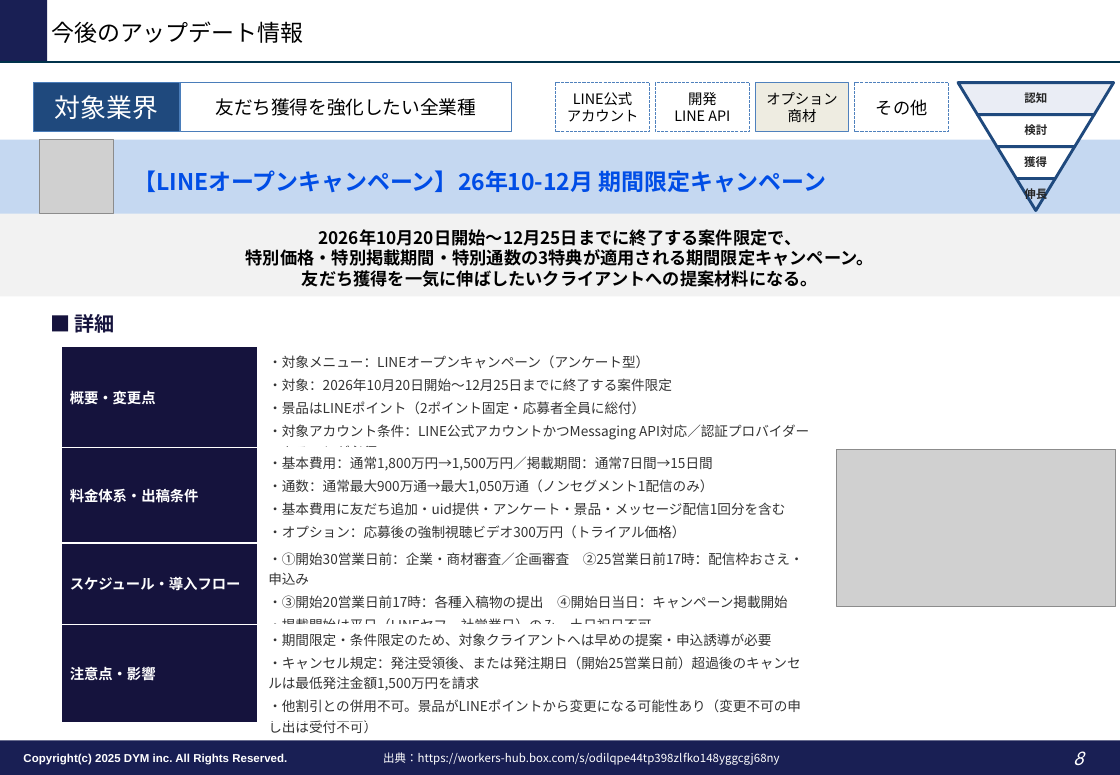
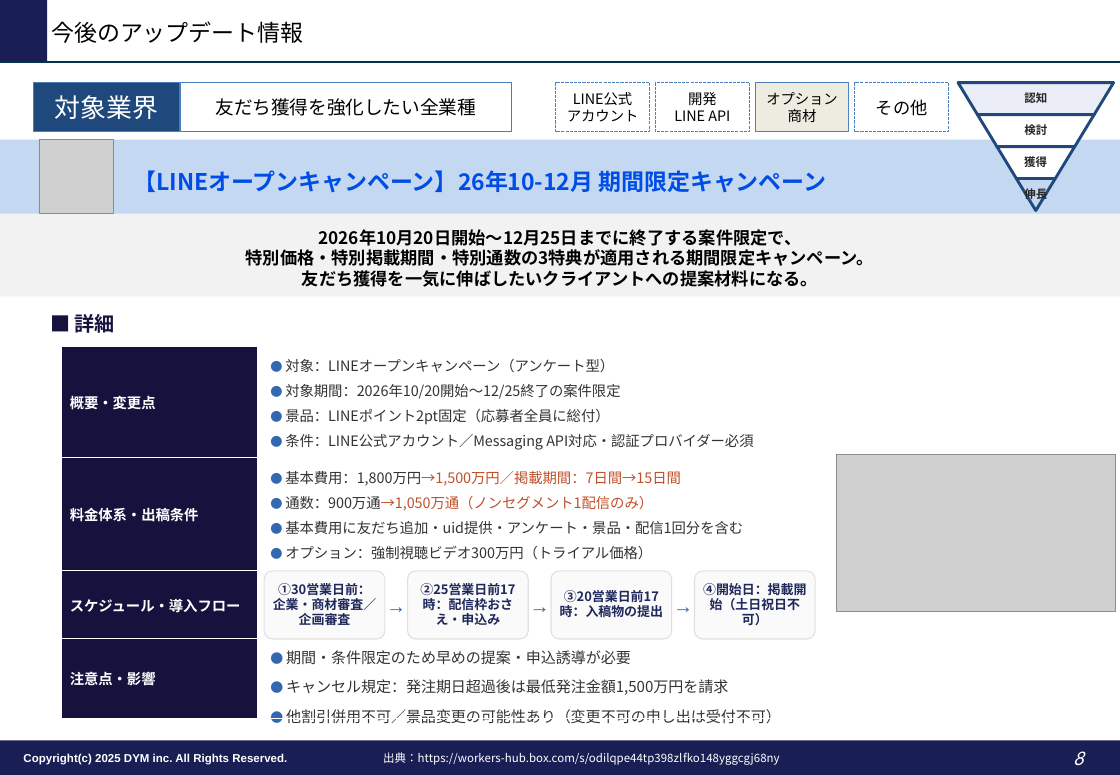
Before and after one commit to tonomura-r-dev/folder, a slide deck: slide 8 of LINEOA媒体最新情報_2026年9月トレンドレポート.pptx. Drawn at 1120x775 pixels with LibreOffice and Linux fonts; fonts in the diff are those of the drawing; grey boxes stand for pictures; background and template pictures are left out. Boxes give left, top, right and bottom in pixels: in the first picture for what was removed or moved away, otherwise in the second. Text is boxed around its words. In the diff, an @@ line names an element or a change of style, - is before the commit and + after.

```diff
--- a/LINEOA媒体最新情報_2026年9月トレンドレポート.pptx
+++ b/LINEOA媒体最新情報_2026年9月トレンドレポート.pptx
@@ table at bbox=[62, 347, 822, 728] @@
-row 1, column 2: ・対象メニュー：LINEオープンキャンペーン（アンケート型） / ・対象：2026年10月20日開始〜12月25日までに終了する案件限定 / ・景品はLINEポイント（2ポイント固定・応募者全員に総付） / ・対象アカウント条件：LINE公式アカウントかつMessaging API対応／認証プロバイダーであることが必須
+row 1, column 2: ● 対象：LINEオープンキャンペーン（アンケート型） / ● 対象期間：2026年10/20開始〜12/25終了の案件限定 / ● 景品：LINEポイント2pt固定（応募者全員に総付） / ● 条件：LINE公式アカウント／Messaging API対応・認証プロバイダー必須
-row 2, column 2: ・基本費用：通常1,800万円→1,500万円／掲載期間：通常7日間→15日間 / ・通数：通常最大900万通→最大1,050万通（ノンセグメント1配信のみ） / ・基本費用に友だち追加・uid提供・アンケート・景品・メッセージ配信1回分を含む / ・オプション：応募後の強制視聴ビデオ300万円（トライアル価格）
+row 2, column 2: ● 基本費用：1,800万円→1,500万円／掲載期間：7日間→15日間 / ● 通数：900万通→1,050万通（ノンセグメント1配信のみ） / ● 基本費用に友だち追加・uid提供・アンケート・景品・配信1回分を含む / ● オプション：強制視聴ビデオ300万円（トライアル価格）
-row 3, column 2: ・①開始30営業日前：企業・商材審査／企画審査 ②25営業日前17時：配信枠おさえ・申込み / ・③開始20営業日前17時：各種入稿物の提出 ④開始日当日：キャンペーン掲載開始 / ・掲載開始は平日（LINEヤフー社営業日）のみ、土日祝日不可
+row 3, column 2: 
-row 4, column 2: ・期間限定・条件限定のため、対象クライアントへは早めの提案・申込誘導が必要 / ・キャンセル規定：発注受領後、または発注期日（開始25営業日前）超過後のキャンセルは最低発注金額1,500万円を請求 / ・他割引との併用不可。景品がLINEポイントから変更になる可能性あり（変更不可の申し出は受付不可）
+row 4, column 2: ● 期間・条件限定のため早めの提案・申込誘導が必要 / ● キャンセル規定：発注期日超過後は最低発注金額1,500万円を請求 / ● 他割引併用不可／景品変更の可能性あり（変更不可の申し出は受付不可）
@@ picture: place and size @@
-picture at bbox=[838, 450, 1117, 607]
+picture at bbox=[838, 455, 1117, 612]
@@ rounded rectangle added at bbox=[265, 572, 386, 640], fill #FAFAFB, outline #E0E0E0 0.75 pt, 9 pt, text #1F285A, bold @@
+①30営業日前：企業・商材審査／企画審査
@@ text added at bbox=[385, 572, 407, 640], 14 pt, text #3467B2, bold @@
+→
@@ rounded rectangle added at bbox=[407, 572, 528, 640], fill #FAFAFB, outline #E0E0E0 0.75 pt, 9 pt, text #1F285A, bold @@
+②25営業日前17時：配信枠おさえ・申込み
@@ text added at bbox=[528, 572, 551, 640], 14 pt, text #3467B2, bold @@
+→
@@ rounded rectangle added at bbox=[551, 572, 672, 640], fill #FAFAFB, outline #E0E0E0 0.75 pt, 9 pt, text #1F285A, bold @@
+③20営業日前17時：入稿物の提出
@@ text added at bbox=[672, 572, 695, 640], 14 pt, text #3467B2, bold @@
+→
@@ rounded rectangle added at bbox=[695, 572, 816, 640], fill #FAFAFB, outline #E0E0E0 0.75 pt, 9 pt, text #1F285A, bold @@
+④開始日：掲載開始（土日祝日不可）
```
Also in this commit, not shown: 5 other slides changed, 2 other files.
